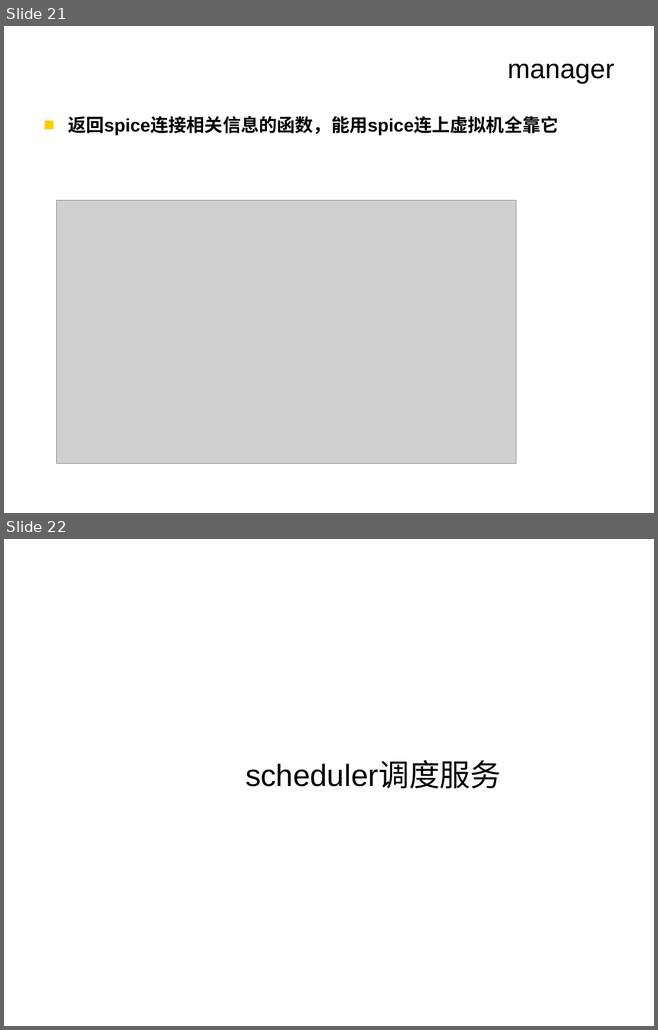
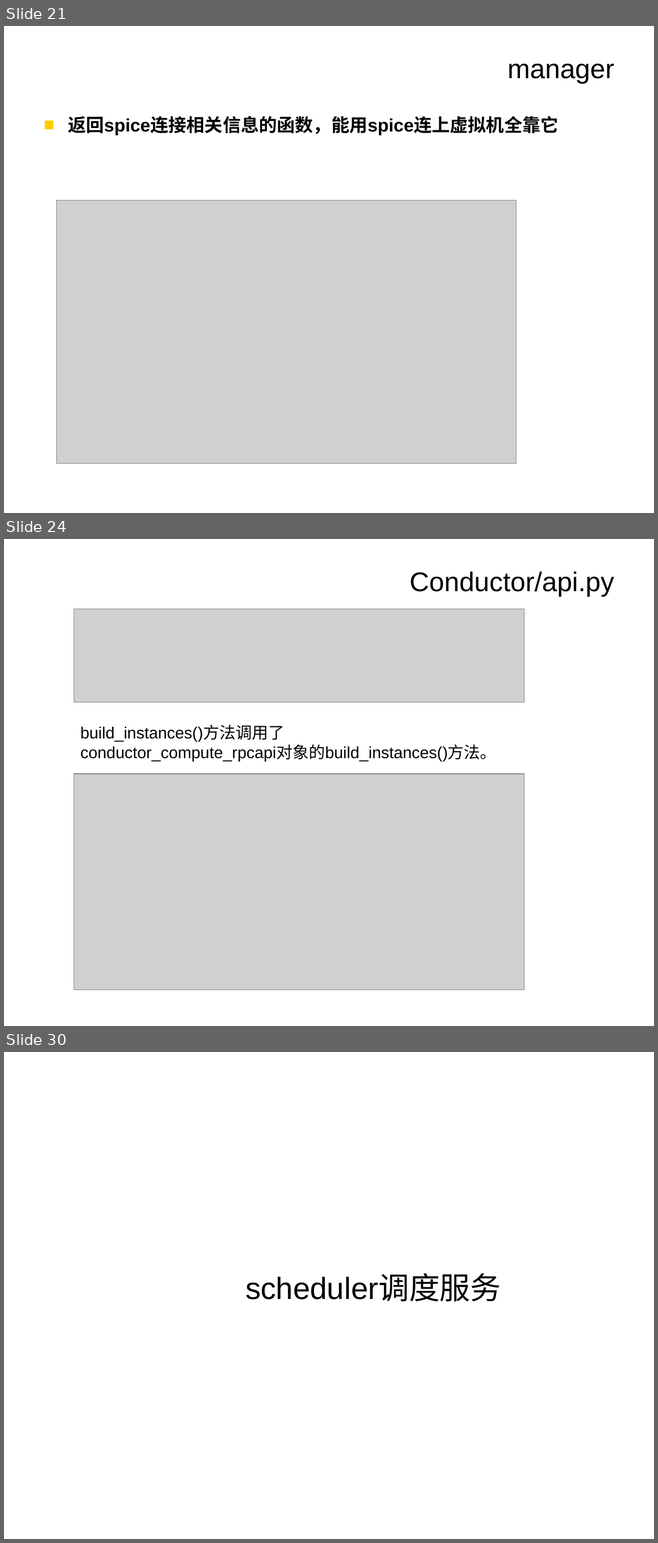
Before and after one commit to CourseCloudDesktop/cloudDesktop, a slide deck: final task/云桌面.ppt. Shown one above the other, each under a label of ours: slides 21 and 22 before the commit, slides 21, 24 and 30 after it; the slides between them are not shown. The pictures are 658x1030 and 658x1543 pixels, drawn with LibreOffice and Linux fonts; fonts in the diff are those of the drawing; grey boxes stand for pictures; background and template pictures are left out. Boxes give left, top, right and bottom in pixels: in the first picture for what was removed or moved away, otherwise in the second. Text is boxed around its words. In the diff, an @@ line names an element or a change of style, - is before the commit and + after.

```diff
--- a/final task/云桌面.ppt
+++ b/final task/云桌面.ppt
@@ slide 24 added at box(4, 539, 654, 1026), background picture (left out) @@
@@ title added at box(409, 571, 614, 596), 30 pt, text #000000 @@
+Conductor/api.py
@@ picture added at box(74, 609, 524, 702) @@
@@ text added at box(81, 726, 496, 761), 18 pt, text #000000 @@
+build_instances()方法调用了
+conductor_compute_rpcapi对象的build_instances()方法。
@@ picture added at box(74, 774, 524, 990) @@
@@ what was slide 22 is now slide 30 @@
```
Also in this commit, not shown: 1 slide changed, 7 other slides added.
